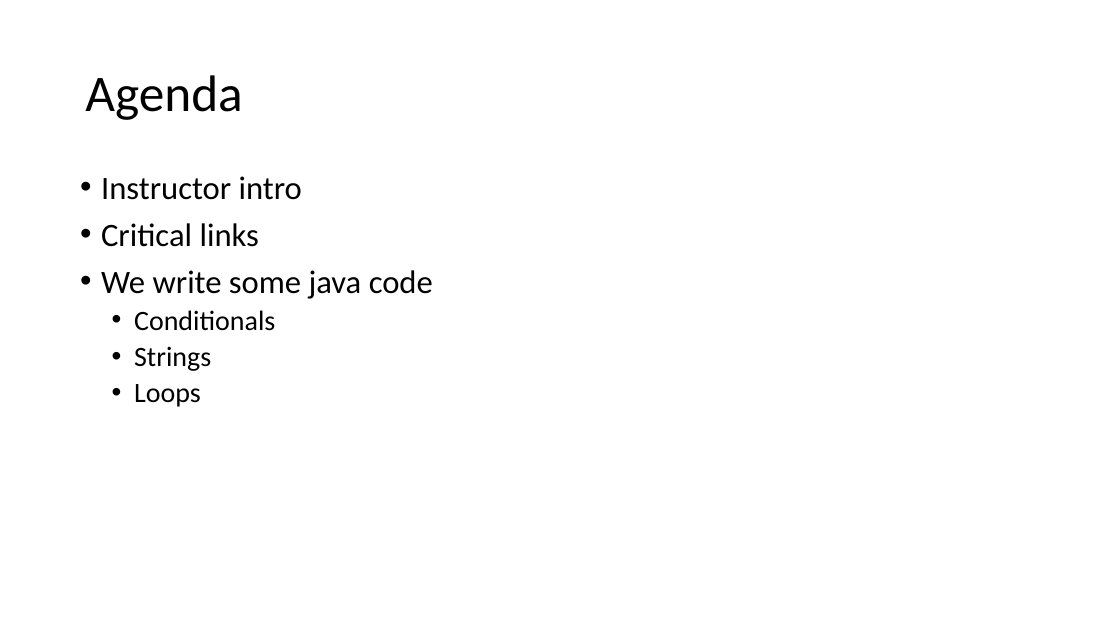
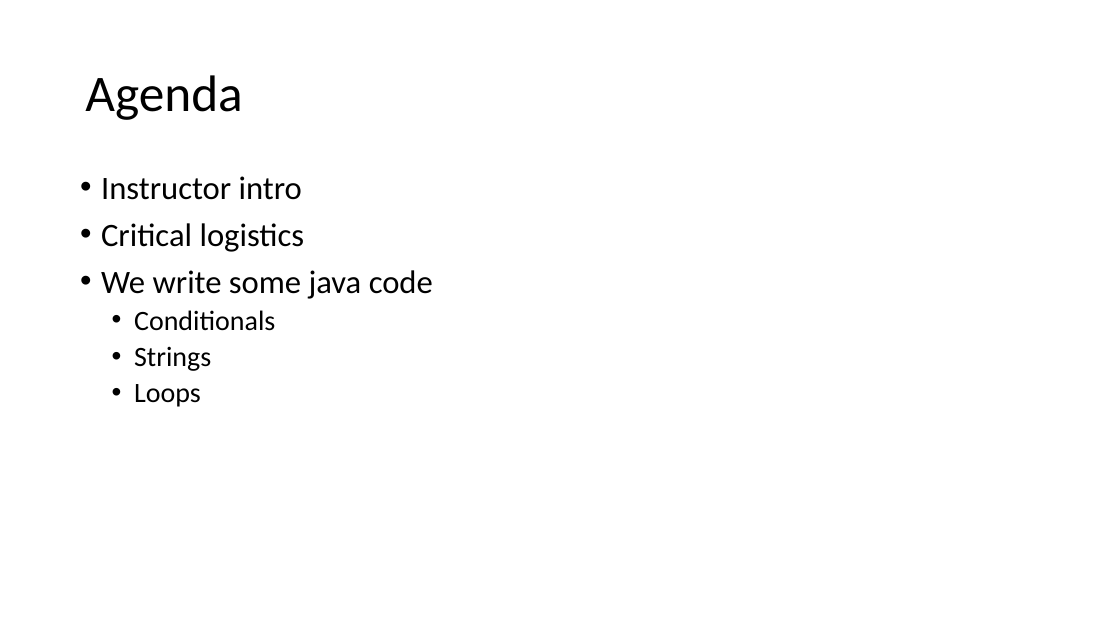
Before and after one commit to RHIT-CSSE/csse220, a slide deck: slide 5 of ClassMaterials/JavaIntro/Slides/InstructorIntro.pptx (slide 4 before the commit). Drawn at 1120x630 pixels with LibreOffice and Linux fonts; fonts in the diff are those of the drawing. Boxes give left, top, right and bottom in pixels: in the first picture for what was removed or moved away, otherwise in the second. Text is boxed around its words. In the diff, an @@ line names an element or a change of style, - is before the commit and + after.

```diff
--- a/ClassMaterials/JavaIntro/Slides/InstructorIntro.pptx
+++ b/ClassMaterials/JavaIntro/Slides/InstructorIntro.pptx
@@ text at box(101, 223, 305, 252): text changed @@
-• Critical links
+• Critical logistics
```
Also in this commit, not shown: 3 other slides changed, 4 slides added, 1 other file.
